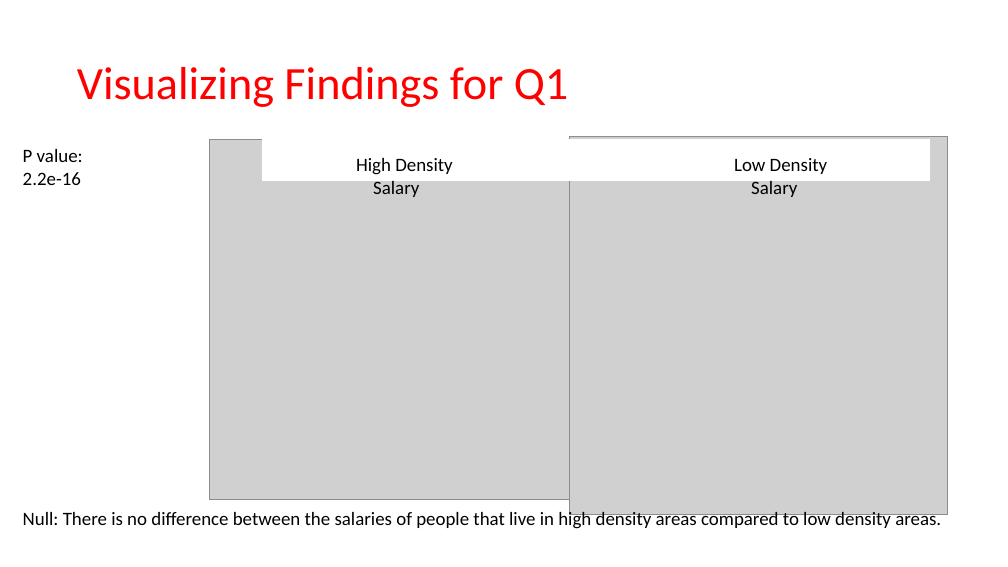
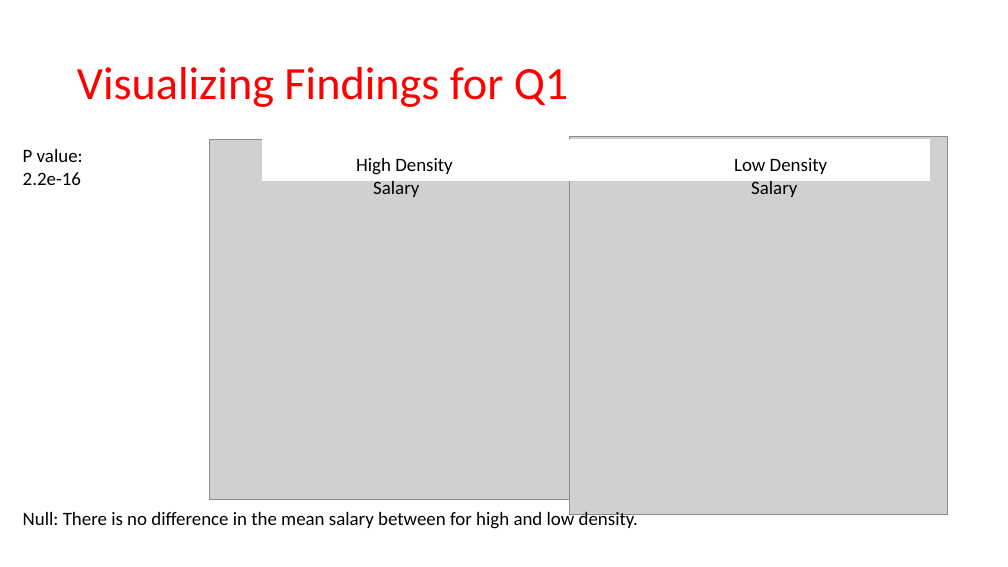
Before and after one commit to MatthewCodes/557_Final_Project, a slide deck: slide 10 of Presentation/Final Presentation.pptx. Drawn at 1008x567 pixels with LibreOffice and Linux fonts; fonts in the diff are those of the drawing; grey boxes stand for pictures. Boxes give left, top, right and bottom in pixels: in the first picture for what was removed or moved away, otherwise in the second. Text is boxed around its words. In the diff, an @@ line names an element or a change of style, - is before the commit and + after.

```diff
--- a/Presentation/Final Presentation.pptx
+++ b/Presentation/Final Presentation.pptx
@@ text at [23, 509, 638, 530]: text changed @@
-Null: There is no difference between the salaries of people that live in high density areas compared to low density areas.
+Null: There is no difference in the mean salary between for high and low density.
```
Also in this commit, not shown: 4 other slides changed, 5 other files.
